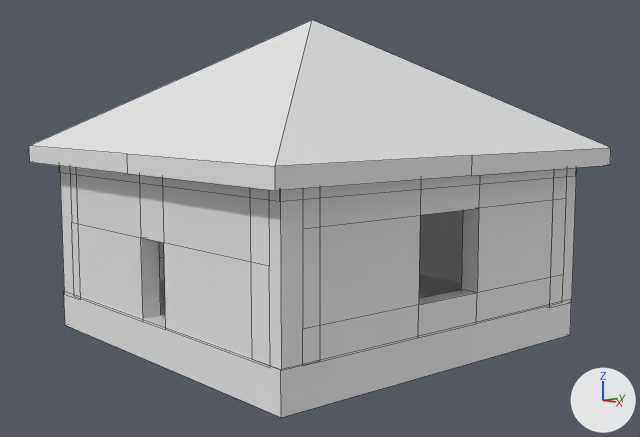
The Blender file Ressources/hausOma.blend as it was, and as the next commit left it.
One viewpoint serves both versions: a 50 mm camera at (18.56, -15.56, 5.68) aimed at (0.56, -0.18, 2.7). Every picture has the same lights, and +X, +Y and +Z are marked at lower right. Mesh edges are drawn as thin lines.

Objects in the first picture: 'Balken links vorne', 'Balken rechts hinten', 'Balken rechts vorne', 'Basement', 'Dach', 'Decke', 'Wand hinten', 'Wand rechts', 'Wand vorne'.
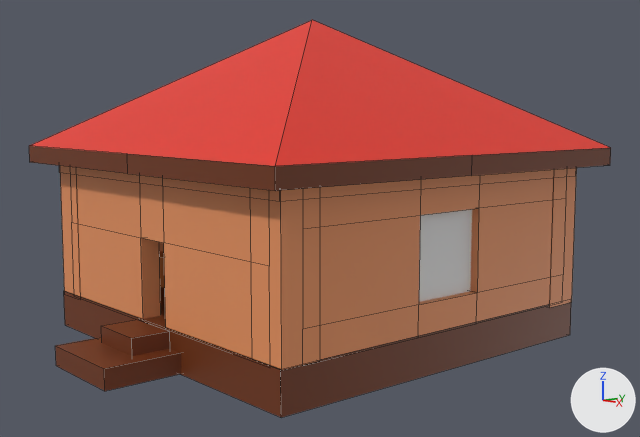
Diff of the bpy script that builds the scene:
```diff
--- a/Ressources/hausOma.blend.py
+++ b/Ressources/hausOma.blend.py
@@ mat_bett @@
+mat_bett = principled_material('Bett')
+mat_bett.base_color = (0.8, 0.0312, 0.0138)  # red #e7311f
@@ me_cube_002 @@
 me_cube_002.from_pydata(...)  # 8 vertices, 6 faces; spans x -1.0..1.0, y -1.0..1.0, z -1.0..1.0
+me_cube_002.materials.append(mat_wood_dark)  # brown #703413
@@ me_cube_003 @@
 me_cube_003.from_pydata(...)  # 8 vertices, 6 faces; spans x -1.0..1.0, y -1.0..1.0, z -1.0..1.0
+me_cube_003.materials.append(mat_wood_light)  # orange #e79360
@@ me_cube_004 @@
 me_cube_004.from_pydata(...)  # 8 vertices, 6 faces; spans x -1.0..1.0, y -1.0..1.0, z -1.0..1.0
+me_cube_004.materials.append(mat_wood_light)  # orange #e79360
@@ me_cube_005 @@
 me_cube_005.from_pydata(...)  # 8 vertices, 6 faces; spans x -1.0..1.0, y -1.0..1.0, z -1.0..1.0
+me_cube_005.materials.append(mat_wood_light)  # orange #e79360
@@ me_cube_007 @@
 me_cube_007.from_pydata(...)  # 8 vertices, 6 faces; spans x -1.0..1.0, y -1.0..1.0, z -1.0..1.0
+me_cube_007.materials.append(mat_wood_light)  # orange #e79360
@@ me_cube_008 @@
 me_cube_008.from_pydata(...)  # 18 vertices, 16 faces; spans x -0.99..1.01, y -1.01..0.99, z -1.99..4.78
 # used by ob_dach; location = (-0.08, 0.03, 5.27); rotation_euler = (0.0, 0.0, 0.785), in degrees (0, 0, 45); scale = (7.94, 7.94, 0.567)
+# me_cube_008 part 1: all 4 faces centred in x -0.37..0.38, y -0.38..0.37, z 0.3 switch from no material to mat_bett (red #e7311f)
+# me_cube_008 part 2: all 12 faces centred in x -0.74..0.76, y -0.76..0.74, z -1.59..-0.8 switch from no material to mat_wood_dark (brown #703413)
@@ me_cube_009 @@
 me_cube_009.from_pydata(...)  # 24 vertices, 23 faces; spans x -1.0..1.0, y -1.0..1.0, z -1.0..1.0
+me_cube_009.materials.append(mat_wood_light)  # orange #e79360
@@ me_cube_010 @@
 me_cube_010.from_pydata(...)  # 8 vertices, 6 faces; spans x -1.0..1.0, y -1.0..1.0, z -1.0..1.0
+me_cube_010.materials.append(mat_wood_light)  # orange #e79360
@@ me_cube_011 @@
 me_cube_011.from_pydata(...)  # 32 vertices, 32 faces; spans x -1.0..1.0, y -1.0..1.0, z -1.0..1.0
+me_cube_011.materials.append(mat_wood_light)  # orange #e79360
@@ ob_plane_001 @@
 ob_plane_001 = bpy.data.objects.new('Plane.001', me_plane_001)
-ob_plane_001.location = (-6.88, 0.0, 2.26)
+ob_plane_001.location = (4.79, 0.0, 2.27)
 ob_plane_001.rotation_euler = (0.0, 1.571, 0.0)  # degrees (0, 90, 0)
-ob_plane_001.hide_set(True)
+ob_plane_001.scale = (1.1, 1.1, 1.0)
@@ ob_küchenzeile @@
+ob_küchenzeile = bpy.data.objects.new('Küchenzeile', me_cube_013)  # a box spanning x -1.0..1.0, y -1.0..1.0, z -1.0..1.0; in mat_wood_middle (orange #d67a34)
+ob_küchenzeile.location = (-4.07, -3.05, 0.89)
+ob_küchenzeile.scale = (0.5, 1.5, 0.5)
@@ ob_treppe2 @@
+ob_treppe2 = bpy.data.objects.new('Treppe2', me_cube_001)  # a box spanning x -1.0..1.0, y -1.0..1.0, z -1.0..1.0; in mat_wood_dark (brown #703413)
+ob_treppe2.location = (0.0, -5.49, 0.2)
+ob_treppe2.scale = (0.75, 0.5, 0.25)
@@ ob_trappe1 @@
+ob_trappe1 = bpy.data.objects.new('Trappe1', me_cube)  # a box spanning x -1.0..1.0, y -1.0..1.0, z -1.0..1.0; in mat_wood_dark (brown #703413)
+ob_trappe1.location = (-0.01, -5.94, -0.23)
+ob_trappe1.scale = (1.25, 1.0, 0.25)
```

Location of each change, (x1, y1, x2, y2) in pixels of the pictures (640 x 437 px):
'Wand rechts', recoloured (grey to brown): (320, 177, 554, 359) in both
'Wand vorne', recoloured (grey to orange): (76, 175, 252, 358) in both
'Basement', recoloured (grey to brown): (64, 274, 571, 417) in both
'Balken rechts vorne', recoloured (grey to orange): (251, 187, 320, 370) in both
'Plane.001', shown: after (419, 209, 472, 302)
'Trappe1', added (brown): after (55, 337, 181, 391)
'Decke', recoloured (grey to brown): (59, 166, 554, 201) in both
'Balken rechts hinten', recoloured (grey to brown): (549, 168, 577, 308) in both
'Wand hinten', recoloured: (419, 210, 463, 282) in both
'Balken links vorne', recoloured (grey to orange): (60, 173, 81, 296) in both
'Treppe2', added (brown): after (101, 320, 170, 356)
'Küchenzeile', added: after (159, 251, 165, 288)
part 1 of me_cube_008, recoloured (white to red): (30, 20, 610, 166) in both
part 2 of me_cube_008, recoloured (grey to brown): (29, 146, 611, 191) in both
